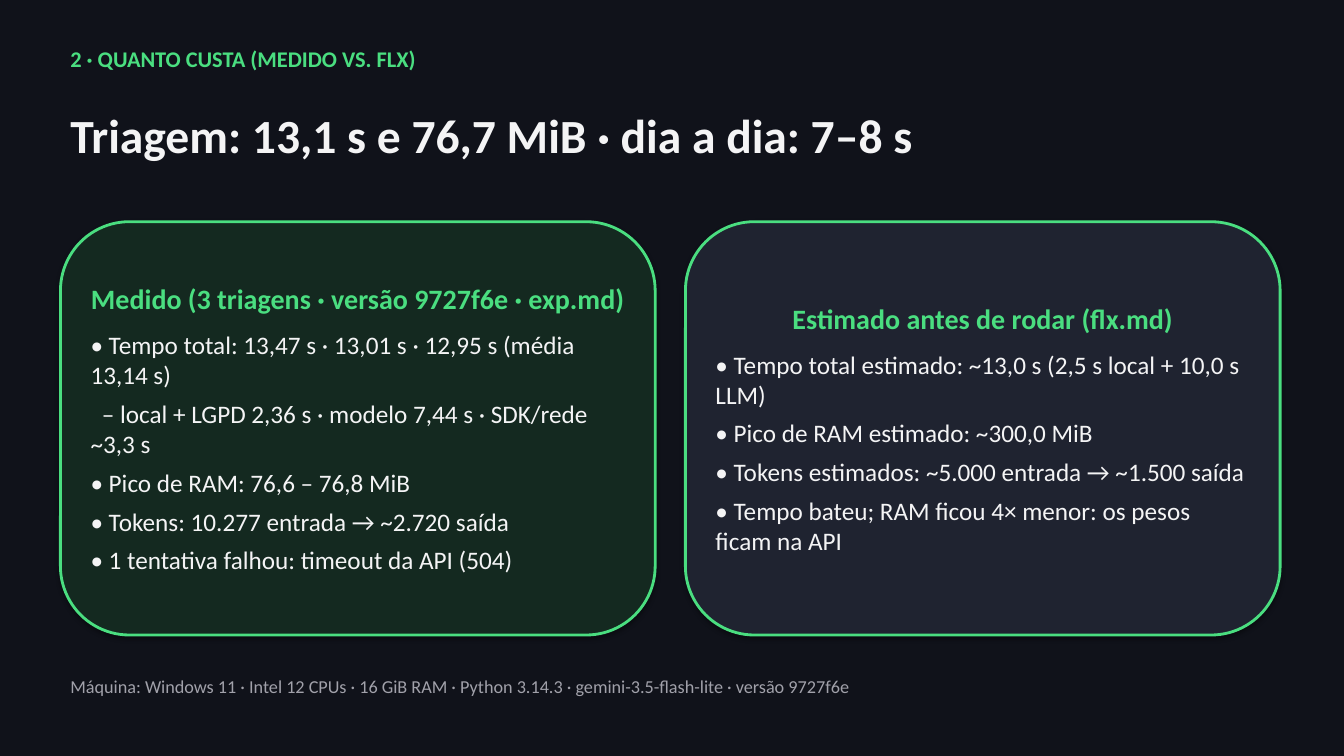
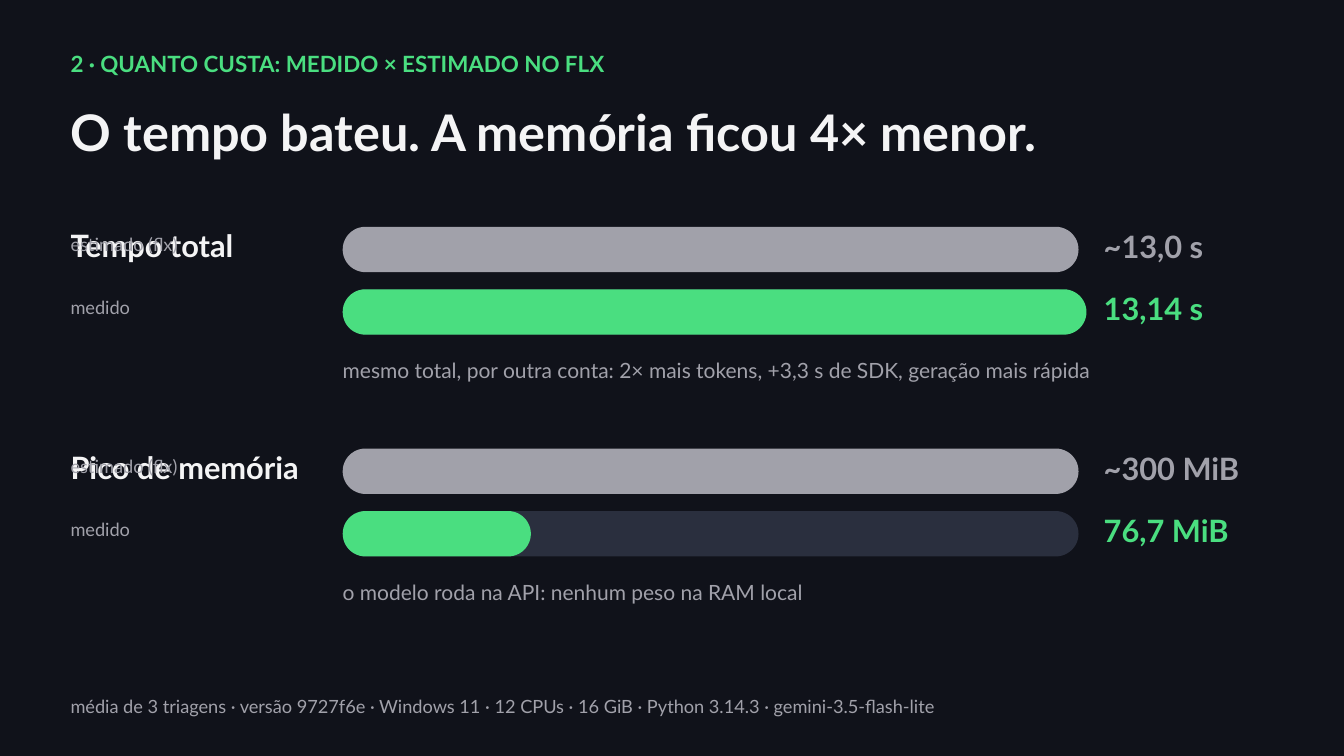
Before and after one commit to rayfrance/ai4good, a slide deck: slide 3 of outputs/sem2_demonstracao.pptx. Drawn at 1344x756 pixels with LibreOffice and Linux fonts; fonts in the diff are those of the drawing. Boxes give left, top, right and bottom in pixels: in the first picture for what was removed or moved away, otherwise in the second. Text is boxed around its words. In the diff, an @@ line names an element or a change of style, - is before the commit and + after.

```diff
--- a/outputs/sem2_demonstracao.pptx
+++ b/outputs/sem2_demonstracao.pptx
@@ text at <box>71,55,604,75</box>: text changed; font Calibri to Lato @@
-2 · QUANTO CUSTA (MEDIDO VS. FLX)
+2 · QUANTO CUSTA: MEDIDO × ESTIMADO NO FLX
@@ text at <box>71,113,1036,159</box>: text changed; size 34 to 36 pt; font Calibri to Lato @@
-Triagem: 13,1 s e 76,7 MiB · dia a dia: 7–8 s
+O tempo bateu. A memória ficou 4× menor.
@@ rounded rectangle removed at <box>60,222,655,635</box> @@
-Medido (3 triagens · versão 9727f6e · exp.md)
-• Tempo total: 13,47 s · 13,01 s · 12,95 s (média 13,14 s)
-– local + LGPD 2,36 s · modelo 7,44 s · SDK/rede ~3,3 s
-• Pico de RAM: 76,6 – 76,8 MiB
-• Tokens: 10.277 entrada → ~2.720 saída
-• 1 tentativa falhou: timeout da API (504)
@@ text added at <box>71,234,233,262</box>, 22 pt, text #F4F4F5, bold @@
+Tempo total
@@ text added at <box>71,236,177,256</box>, 13 pt, text #A1A1AA @@
+estimado (flx)
@@ rounded rectangle added at <box>343,227,1079,272</box>, fill #A1A1AA @@
@@ rounded rectangle removed at <box>686,222,1280,635</box> @@
-Estimado antes de rodar (flx.md)
-• Tempo total estimado: ~13,0 s (2,5 s local + 10,0 s LLM)
-• Pico de RAM estimado: ~300,0 MiB
-• Tokens estimados: ~5.000 entrada → ~1.500 saída
-• Tempo bateu; RAM ficou 4× menor: os pesos ficam na API
@@ text added at <box>1104,235,1204,262</box>, 22 pt, text #A1A1AA, bold @@
+~13,0 s
@@ rounded rectangle added at <box>343,289,1079,335</box>, fill #2A2F3E @@
@@ rounded rectangle added at <box>343,289,1087,335</box>, fill #4ADE80 @@
@@ text added at <box>1104,297,1204,324</box>, 22 pt, text #4ADE80, bold @@
+13,14 s
@@ text added at <box>71,300,131,314</box>, 13 pt, text #A1A1AA @@
+medido
@@ text added at <box>343,362,1090,382</box>, 15 pt, text #A1A1AA @@
+mesmo total, por outra conta: 2× mais tokens, +3,3 s de SDK, geração mais rápida
@@ rounded rectangle added at <box>343,449,1079,494</box>, fill #A1A1AA @@
@@ text added at <box>71,456,298,480</box>, 22 pt, text #F4F4F5, bold @@
+Pico de memória
@@ text added at <box>71,458,177,478</box>, 13 pt, text #A1A1AA @@
+estimado (flx)
@@ text added at <box>1104,457,1240,480</box>, 22 pt, text #A1A1AA, bold @@
+~300 MiB
@@ text added at <box>71,522,131,536</box>, 13 pt, text #A1A1AA @@
+medido
@@ rounded rectangle added at <box>343,511,1079,557</box>, fill #2A2F3E @@
@@ rounded rectangle added at <box>343,511,531,557</box>, fill #4ADE80 @@
@@ text added at <box>1104,519,1229,546</box>, 22 pt, text #4ADE80, bold @@
+76,7 MiB
@@ text added at <box>343,584,802,604</box>, 15 pt, text #A1A1AA @@
+o modelo roda na API: nenhum peso na RAM local
@@ text at <box>71,699,935,717</box>: text changed; font Calibri to Lato @@
-Máquina: Windows 11 · Intel 12 CPUs · 16 GiB RAM · Python 3.14.3 · gemini-3.5-flash-lite · versão 9727f6e
+média de 3 triagens · versão 9727f6e · Windows 11 · 12 CPUs · 16 GiB · Python 3.14.3 · gemini-3.5-flash-lite
```
Also in this commit, not shown: 1 other slide changed, 3 slides added, 3 slides removed, 2 other files.
